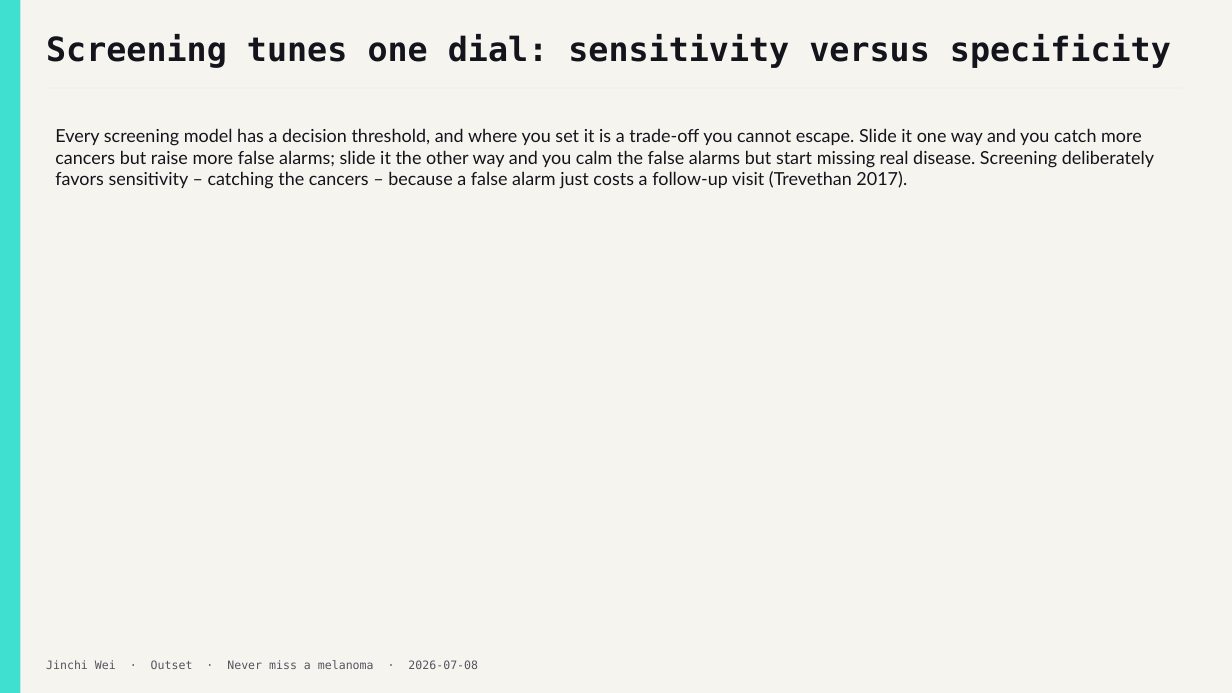
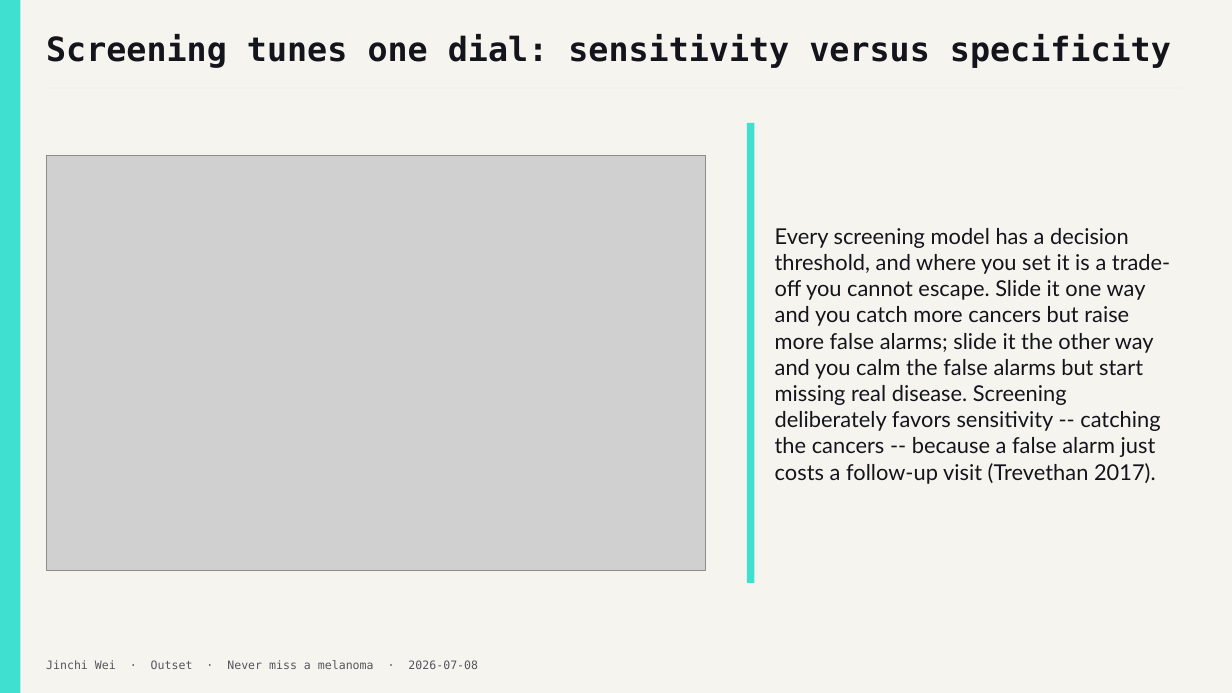
Before and after one commit to jinchiwei/outset-ai-healthcare, a slide deck: slide 4 of solutions/g2_skin_screening/slides/g2_skin_screening.pptx. Drawn at 1232x693 pixels with LibreOffice and Linux fonts; fonts in the diff are those of the drawing; grey boxes stand for pictures. Boxes give left, top, right and bottom in pixels: in the first picture for what was removed or moved away, otherwise in the second. Text is boxed around its words. In the diff, an @@ line names an element or a change of style, - is before the commit and + after.

```diff
--- a/solutions/g2_skin_screening/slides/g2_skin_screening.pptx
+++ b/solutions/g2_skin_screening/slides/g2_skin_screening.pptx
@@ text "Every screening model has a ..." at (x1=775, y1=228, x2=1170, y2=484): vertical alignment top to middle @@
@@ rectangle added at (x1=747, y1=123, x2=754, y2=583), fill #40E0D0 @@
@@ picture added at (x1=46, y1=155, x2=705, y2=570) @@
@@ text at (x1=775, y1=228, x2=1170, y2=484): text changed; size 14 to 17 pt @@
-Every screening model has a decision threshold, and where you set it is a trade-off you cannot escape. Slide it one way and you catch more cancers but raise more false alarms; slide it the other way and you calm the false alarms but start missing real disease. Screening deliberately favors sensitivity – catching the cancers – because a false alarm just costs a follow-up visit (Trevethan 2017).
+Every screening model has a decision threshold, and where you set it is a trade-off you cannot escape. Slide it one way and you catch more cancers but raise more false alarms; slide it the other way and you calm the false alarms but start missing real disease. Screening deliberately favors sensitivity -- catching the cancers -- because a false alarm just costs a follow-up visit (Trevethan 2017).
```
Also in this commit, not shown: 11 other slides changed, 3 other files.
